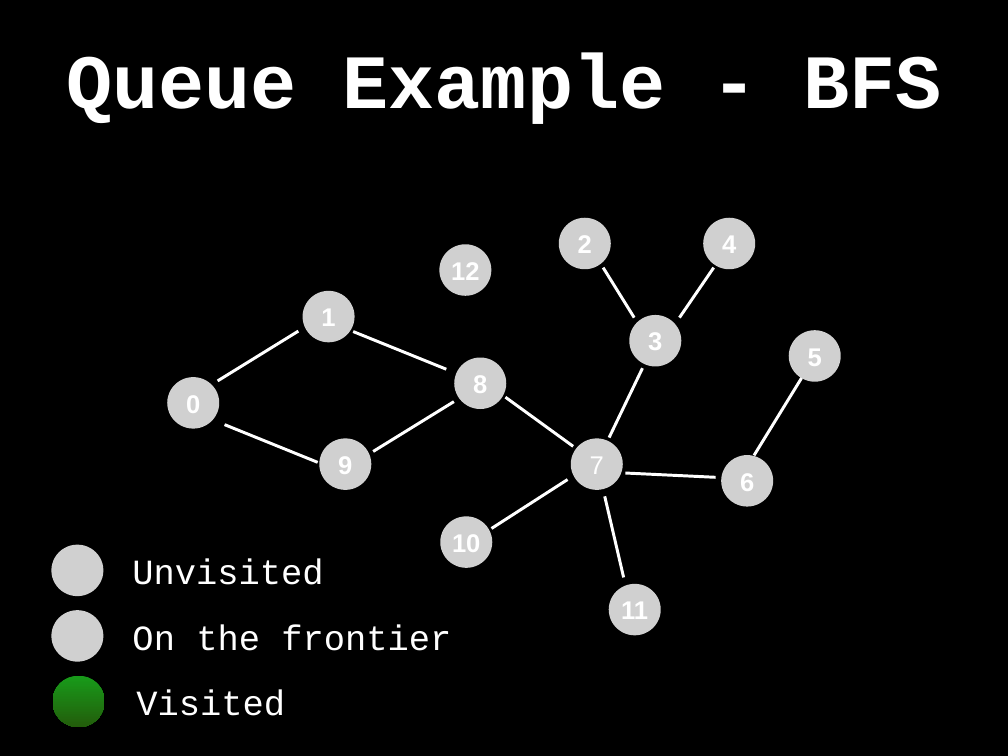
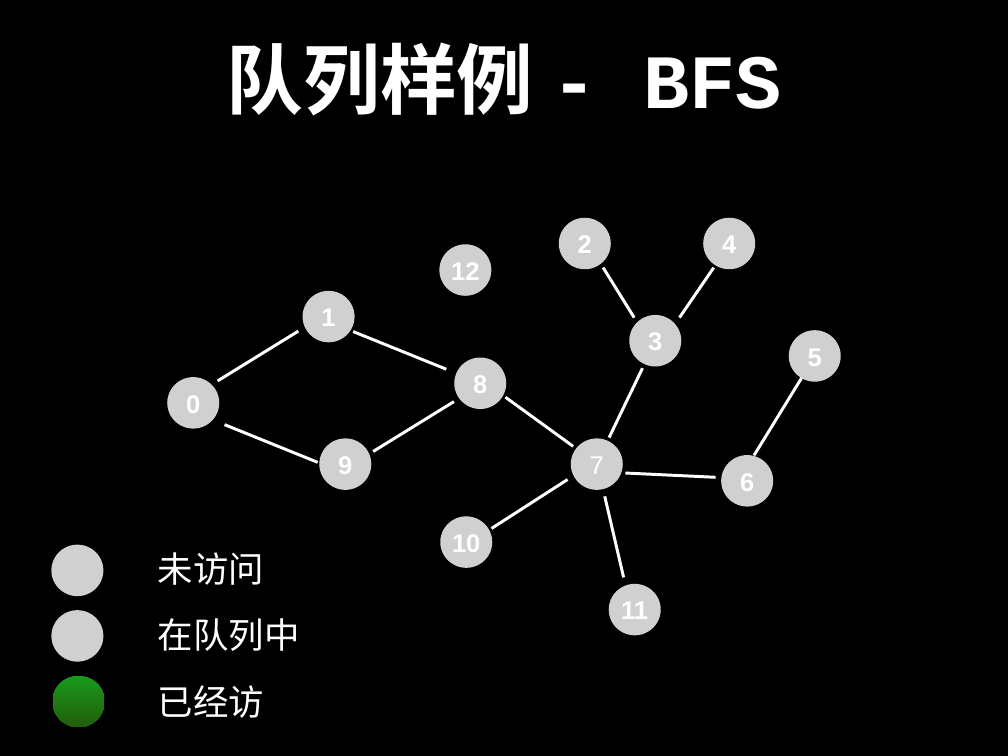
Before and after one commit to spring2go/Algorithms, a slide deck: slide 25 of slides/datastructures/queue/Queue.pptx (slide 38 before the commit). Drawn at 1008x756 pixels with LibreOffice and Linux fonts; fonts in the diff are those of the drawing; grey boxes stand for pictures. Boxes give left, top, right and bottom in pixels: in the first picture for what was removed or moved away, otherwise in the second. Text is boxed around its words. In the diff, an @@ line names an element or a change of style, - is before the commit and + after.

Commit message:
add queue skeleton code

```diff
--- a/slides/datastructures/queue/Queue.pptx
+++ b/slides/datastructures/queue/Queue.pptx
@@ title at <box>227,42,781,116</box>: text changed @@
-Queue Example - BFS
+队列样例 - BFS
@@ text at <box>158,552,264,585</box>: text changed @@
-Unvisited
+未访问
@@ text at <box>158,618,300,651</box>: text changed @@
-On the frontier
+在队列中
@@ text at <box>158,685,264,718</box>: text changed @@
-Visited
+已经访
```
Also in this commit, not shown: 37 other slides changed, 5 slides added, 4 slides removed, 3 other files.
